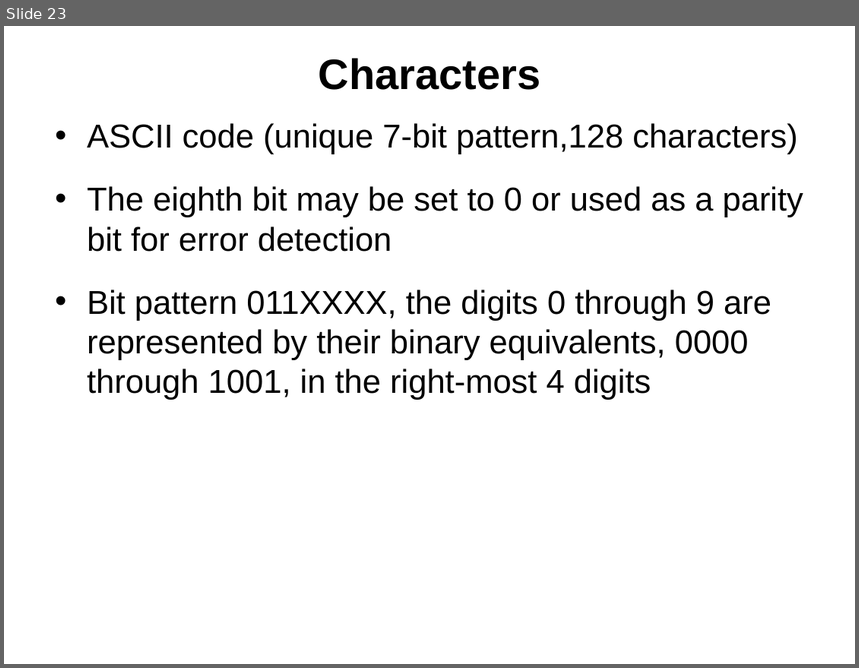
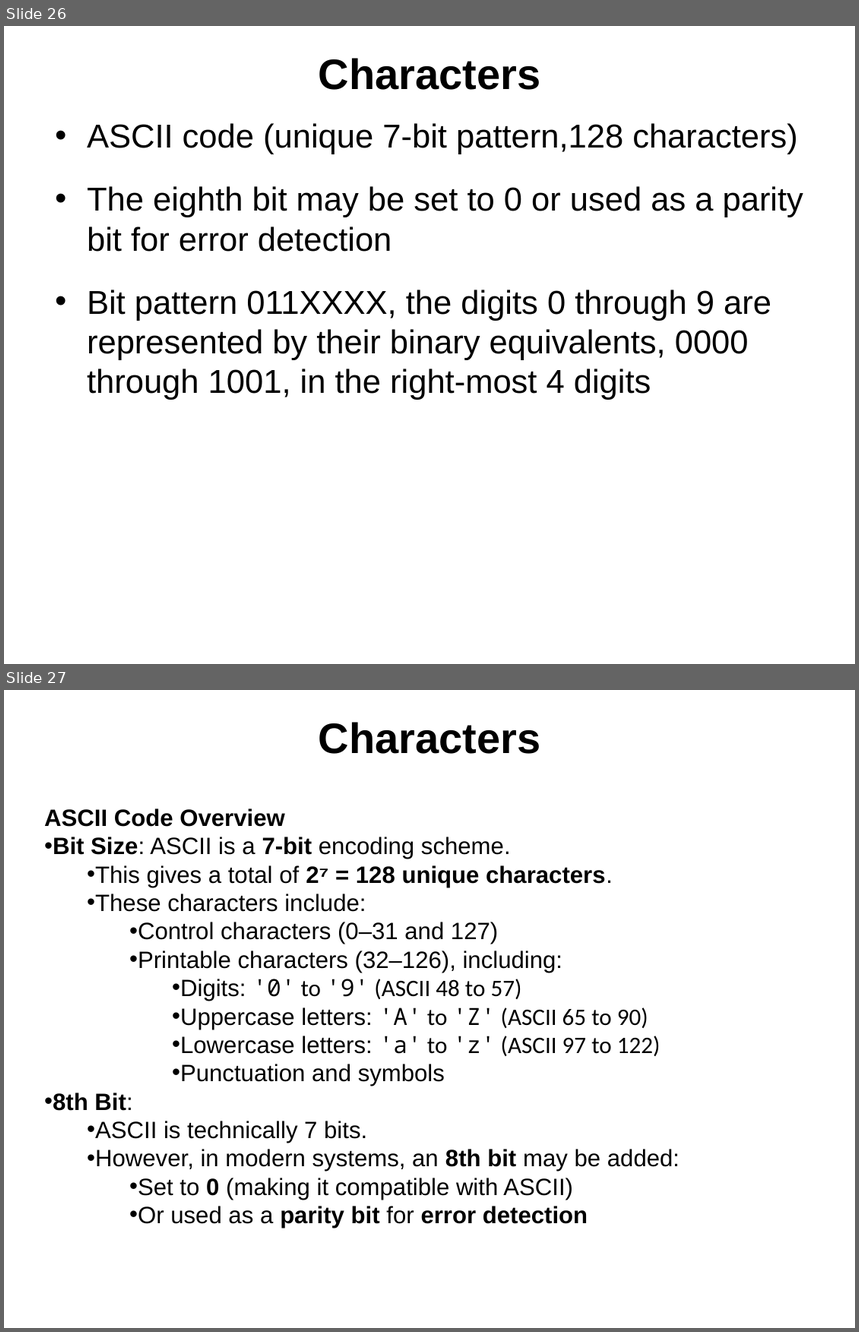
Before and after one commit to bamboat3/coal, a slide deck: Lectures/lecture_04_machine_inst_charac.pptx. Shown one above the other, each under a label of ours: slide 23 before the commit, slides 26 and 27 after it. The pictures are 859x668 and 859x1332 pixels, drawn with LibreOffice and Linux fonts; fonts in the diff are those of the drawing. Boxes give left, top, right and bottom in pixels: in the first picture for what was removed or moved away, otherwise in the second. Text is boxed around its words. In the diff, an @@ line names an element or a change of style, - is before the commit and + after.

```diff
--- a/Lectures/lecture_04_machine_inst_charac.pptx
+++ b/Lectures/lecture_04_machine_inst_charac.pptx
@@ slide 27 added at box(4, 690, 855, 1328), background #FFFFFF @@
@@ title added at box(319, 722, 541, 754), 36 pt, text #000000, bold @@
+Characters
@@ text added at box(44, 809, 680, 1228), 20 pt, text #000000 @@
+ASCII Code Overview
+• Bit Size: ASCII is a 7-bit encoding scheme.
+  • This gives a total of 2⁷ = 128 unique characters.
+  • These characters include:
+    • Control characters (0–31 and 127)
+    • Printable characters (32–126), including:
+      • Digits: '0' to '9' (ASCII 48 to 57)
+      • Uppercase letters: 'A' to 'Z' (ASCII 65 to 90)
+      • Lowercase letters: 'a' to 'z' (ASCII 97 to 122)
+      • Punctuation and symbols
+• 8th Bit:
+  • ASCII is technically 7 bits.
+  • However, in modern systems, an 8th bit may be added:
+    • Set to 0 (making it compatible with ASCII)
+    • Or used as a parity bit for error detection
@@ what was slide 23 is now slide 26 @@
```
Also in this commit, not shown: 8 slides changed, 4 other slides added.
